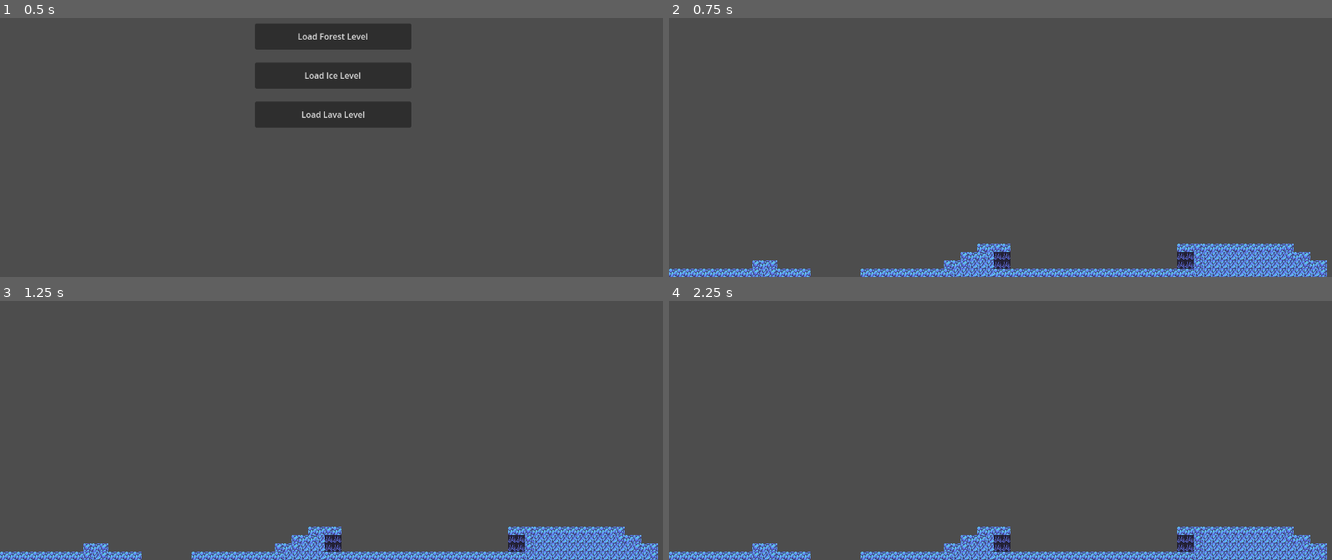
Above: before the commit, frames 1-4 (two rows, left to right).
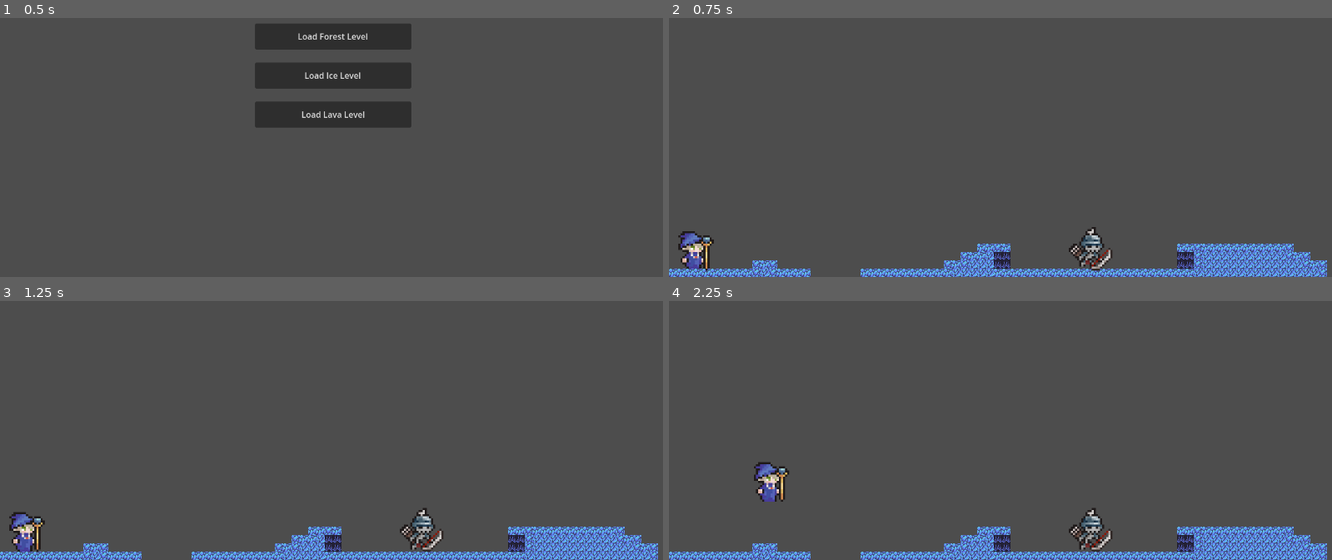
Above: after the commit, the same moments.

Repository: sriramadhenu/mage-race
Game: Godot game, scene res://scenes/ui/level_loader.tscn
The game is run twice, just before and just after one commit, with the same random seed, the same clock (stepped at 60 frames per second) and the same inputs.
Inputs:
- Up to frame 1 (0.5 s): no input
- Up to frame 2 (0.75 s): click "Load Ice Level" at 0.5 s
- Up to frame 3 (1.25 s): no input
- Up to frame 4 (2.25 s): tap Enter at 1.25 s; hold D (move_right) from 1.28 s (still down); tap E (dash) at 1.35 s; tap Up (jump) at 1.52, 1.55, 1.82, 2.1 s

Frame 1 is identical in both runs. In frame 2, 1.1% of the frame differs, in the area x 1-67%, y 80-98%; in frame 3, 1.2%, in the area x 1-67%, y 79-97%; in frame 4, 1.2%.

Commit message:
add skeleton archer enemy in ice level

Diff:
--- /dev/null
+++ b/scenes/characters/skeleton_enemy.tscn
@@ -0,0 +1,280 @@
+[gd_scene load_steps=40 format=3 uid="uid://qc7tn0c3xw2j"]
+
+[ext_resource type="Script" uid="uid://chixli81r6hsm" path="res://scripts/enemies/skeleton_enemy.gd" id="1_ha63k"]
+[ext_resource type="Texture2D" uid="uid://lpkcdl4i0vfk" path="res://assets/sprites/Characters/Skeleton Archer/Skeleton Archer/Skeleton Archer-Attack.png" id="2_6rwa7"]
+[ext_resource type="Texture2D" uid="uid://bdvn3uog0vett" path="res://assets/sprites/Characters/Skeleton Archer/Skeleton Archer/Skeleton Archer-Hurt.png" id="2_bfpmx"]
+[ext_resource type="Texture2D" uid="uid://b0yrslwdraf3w" path="res://assets/sprites/Characters/Skeleton Archer/Skeleton Archer/Skeleton Archer-Death.png" id="2_jjg6x"]
+[ext_resource type="Texture2D" uid="uid://duvwmonr5er0v" path="res://assets/sprites/Characters/Skeleton Archer/Skeleton Archer/Skeleton Archer-Idle.png" id="2_te8ap"]
+[ext_resource type="Texture2D" uid="uid://c5p2qh5uqfn2v" path="res://assets/sprites/Characters/Skeleton Archer/Skeleton Archer/Skeleton Archer-Walk.png" id="3_j035i"]
+
+[sub_resource type="AtlasTexture" id="AtlasTexture_colob"]
+atlas = ExtResource("2_6rwa7")
+region = Rect2(0, 0, 100, 100)
+
+[sub_resource type="AtlasTexture" id="AtlasTexture_0bmsn"]
+atlas = ExtResource("2_6rwa7")
+region = Rect2(100, 0, 100, 100)
+
+[sub_resource type="AtlasTexture" id="AtlasTexture_tgyo8"]
+atlas = ExtResource("2_6rwa7")
+region = Rect2(200, 0, 100, 100)
+
+[sub_resource type="AtlasTexture" id="AtlasTexture_f3qn8"]
+atlas = ExtResource("2_6rwa7")
+region = Rect2(300, 0, 100, 100)
+
+[sub_resource type="AtlasTexture" id="AtlasTexture_w8dvg"]
+atlas = ExtResource("2_6rwa7")
+region = Rect2(400, 0, 100, 100)
+
+[sub_resource type="AtlasTexture" id="AtlasTexture_x4gsf"]
+atlas = ExtResource("2_6rwa7")
+region = Rect2(500, 0, 100, 100)
+
+[sub_resource type="AtlasTexture" id="AtlasTexture_fgej3"]
+atlas = ExtResource("2_6rwa7")
+region = Rect2(600, 0, 100, 100)
+
+[sub_resource type="AtlasTexture" id="AtlasTexture_beeoj"]
+atlas = ExtResource("2_6rwa7")
+region = Rect2(700, 0, 100, 100)
+
+[sub_resource type="AtlasTexture" id="AtlasTexture_kobxo"]
+atlas = ExtResource("2_6rwa7")
+region = Rect2(800, 0, 100, 100)
+
+[sub_resource type="AtlasTexture" id="AtlasTexture_ht6bl"]
+atlas = ExtResource("2_jjg6x")
+region = Rect2(0, 0, 100, 100)
+
+[sub_resource type="AtlasTexture" id="AtlasTexture_u1xbe"]
+atlas = ExtResource("2_jjg6x")
+region = Rect2(100, 0, 100, 100)
+
+[sub_resource type="AtlasTexture" id="AtlasTexture_lm11j"]
+atlas = ExtResource("2_jjg6x")
+region = Rect2(200, 0, 100, 100)
+
+[sub_resource type="AtlasTexture" id="AtlasTexture_b8tju"]
+atlas = ExtResource("2_jjg6x")
+region = Rect2(300, 0, 100, 100)
+
+[sub_resource type="AtlasTexture" id="AtlasTexture_g82be"]
+atlas = ExtResource("2_bfpmx")
+region = Rect2(0, 0, 100, 100)
+
+[sub_resource type="AtlasTexture" id="AtlasTexture_8hkiy"]
+atlas = ExtResource("2_bfpmx")
+region = Rect2(100, 0, 100, 100)
+
+[sub_resource type="AtlasTexture" id="AtlasTexture_0bbdq"]
+atlas = ExtResource("2_bfpmx")
+region = Rect2(200, 0, 100, 100)
+
+[sub_resource type="AtlasTexture" id="AtlasTexture_l8twr"]
+atlas = ExtResource("2_bfpmx")
+region = Rect2(300, 0, 100, 100)
+
+[sub_resource type="AtlasTexture" id="AtlasTexture_j035i"]
+atlas = ExtResource("2_te8ap")
+region = Rect2(0, 0, 100, 100)
+
+[sub_resource type="AtlasTexture" id="AtlasTexture_bfpmx"]
+atlas = ExtResource("2_te8ap")
+region = Rect2(100, 0, 100, 100)
+
+[sub_resource type="AtlasTexture" id="AtlasTexture_jjg6x"]
+atlas = ExtResource("2_te8ap")
+region = Rect2(200, 0, 100, 100)
+
+[sub_resource type="AtlasTexture" id="AtlasTexture_6rwa7"]
+atlas = ExtResource("2_te8ap")
+region = Rect2(300, 0, 100, 100)
+
+[sub_resource type="AtlasTexture" id="AtlasTexture_kcpli"]
+atlas = ExtResource("2_te8ap")
+region = Rect2(400, 0, 100, 100)
+
+[sub_resource type="AtlasTexture" id="AtlasTexture_yi7a5"]
+atlas = ExtResource("2_te8ap")
+region = Rect2(500, 0, 100, 100)
+
+[sub_resource type="AtlasTexture" id="AtlasTexture_83ygb"]
+atlas = ExtResource("3_j035i")
+region = Rect2(0, 0, 100, 100)
+
+[sub_resource type="AtlasTexture" id="AtlasTexture_2m01k"]
+atlas = ExtResource("3_j035i")
+region = Rect2(100, 0, 100, 100)
+
+[sub_resource type="AtlasTexture" id="AtlasTexture_xfvjg"]
+atlas = ExtResource("3_j035i")
+region = Rect2(200, 0, 100, 100)
+
+[sub_resource type="AtlasTexture" id="AtlasTexture_hodl2"]
+atlas = ExtResource("3_j035i")
+region = Rect2(300, 0, 100, 100)
+
+[sub_resource type="AtlasTexture" id="AtlasTexture_qdcso"]
+atlas = ExtResource("3_j035i")
+region = Rect2(400, 0, 100, 100)
+
+[sub_resource type="AtlasTexture" id="AtlasTexture_yuj3y"]
+atlas = ExtResource("3_j035i")
+region = Rect2(500, 0, 100, 100)
+
+[sub_resource type="AtlasTexture" id="AtlasTexture_jp0x1"]
+atlas = ExtResource("3_j035i")
+region = Rect2(600, 0, 100, 100)
+
+[sub_resource type="AtlasTexture" id="AtlasTexture_6d13v"]
+atlas = ExtResource("3_j035i")
+region = Rect2(700, 0, 100, 100)
+
+[sub_resource type="SpriteFrames" id="SpriteFrames_83ygb"]
+animations = [{
+"frames": [{
+"duration": 1.0,
+"texture": SubResource("AtlasTexture_colob")
+}, {
+"duration": 1.0,
+"texture": SubResource("AtlasTexture_0bmsn")
+}, {
+"duration": 1.0,
+"texture": SubResource("AtlasTexture_tgyo8")
+}, {
+"duration": 2.0,
+"texture": SubResource("AtlasTexture_f3qn8")
+}, {
+"duration": 3.0,
+"texture": SubResource("AtlasTexture_w8dvg")
+}, {
+"duration": 2.0,
+"texture": SubResource("AtlasTexture_x4gsf")
+}, {
+"duration": 1.0,
+"texture": SubResource("AtlasTexture_fgej3")
+}, {
+"duration": 1.0,
+"texture": SubResource("AtlasTexture_beeoj")
+}, {
+"duration": 1.0,
+"texture": SubResource("AtlasTexture_kobxo")
+}],
+"loop": false,
+"name": &"attack",
+"speed": 8.0
+}, {
+"frames": [{
+"duration": 1.0,
+"texture": SubResource("AtlasTexture_ht6bl")
+}, {
+"duration": 1.0,
+"texture": SubResource("AtlasTexture_u1xbe")
+}, {
+"duration": 1.0,
+"texture": SubResource("AtlasTexture_lm11j")
+}, {
+"duration": 1.0,
+"texture": SubResource("AtlasTexture_b8tju")
+}],
+"loop": false,
+"name": &"death",
+"speed": 8.0
+}, {
+"frames": [{
+"duration": 1.0,
+"texture": SubResource("AtlasTexture_g82be")
+}, {
+"duration": 1.0,
+"texture": SubResource("AtlasTexture_8hkiy")
+}, {
+"duration": 1.0,
+"texture": SubResource("AtlasTexture_0bbdq")
+}, {
+"duration": 1.0,
+"texture": SubResource("AtlasTexture_l8twr")
+}],
+"loop": false,
+"name": &"hurt",
+"speed": 12.0
+}, {
+"frames": [{
+"duration": 1.0,
+"texture": SubResource("AtlasTexture_j035i")
+}, {
+"duration": 1.0,
+"texture": SubResource("AtlasTexture_bfpmx")
+}, {
+"duration": 1.0,
+"texture": SubResource("AtlasTexture_jjg6x")
+}, {
+"duration": 1.0,
+"texture": SubResource("AtlasTexture_6rwa7")
+}, {
+"duration": 1.0,
+"texture": SubResource("AtlasTexture_kcpli")
+}, {
+"duration": 1.0,
+"texture": SubResource("AtlasTexture_yi7a5")
+}],
+"loop": true,
+"name": &"idle",
+"speed": 5.0
+}, {
+"frames": [{
+"duration": 1.0,
+"texture": SubResource("AtlasTexture_83ygb")
+}, {
+"duration": 1.0,
+"texture": SubResource("AtlasTexture_2m01k")
+}, {
+"duration": 1.0,
+"texture": SubResource("AtlasTexture_xfvjg")
+}, {
+"duration": 1.0,
+"texture": SubResource("AtlasTexture_hodl2")
+}, {
+"duration": 1.0,
+"texture": SubResource("AtlasTexture_qdcso")
+}, {
+"duration": 1.0,
+"texture": SubResource("AtlasTexture_yuj3y")
+}, {
+"duration": 1.0,
+"texture": SubResource("AtlasTexture_jp0x1")
+}, {
+"duration": 1.0,
+"texture": SubResource("AtlasTexture_6d13v")
+}],
+"loop": true,
+"name": &"walk",
+"speed": 8.0
+}]
+
+[sub_resource type="RectangleShape2D" id="RectangleShape2D_6rwa7"]
+size = Vector2(68, 80)
+
+[node name="SkeletonEnemy" type="CharacterBody2D"]
+collision_layer = 2
+script = ExtResource("1_ha63k")
+health = 200
+max_health = 200
+
+[node name="AnimatedSprite2D" type="AnimatedSprite2D" parent="."]
+scale = Vector2(4, 4)
+sprite_frames = SubResource("SpriteFrames_83ygb")
+animation = &"attack"
+autoplay = "idle"
+
+[node name="CollisionShape2D" type="CollisionShape2D" parent="."]
+position = Vector2(2, -8)
+shape = SubResource("RectangleShape2D_6rwa7")
+
+[node name="ArrowSpawn" type="Node2D" parent="."]
+position = Vector2(48, 4)
+
+[connection signal="death" from="." to="." method="_on_death"]
+[connection signal="hurt" from="." to="." method="_on_hurt"]
+[connection signal="animation_finished" from="AnimatedSprite2D" to="." method="_on_animation_finished"]
+[connection signal="frame_changed" from="AnimatedSprite2D" to="." method="_on_animation_frame_changed"]
--- a/scenes/levels/level_ice.tscn
+++ b/scenes/levels/level_ice.tscn
@@ -1,6 +1,8 @@
-[gd_scene load_steps=4 format=4 uid="uid://boieimqt2dwig"]
+[gd_scene load_steps=6 format=4 uid="uid://boieimqt2dwig"]
 
 [ext_resource type="Texture2D" uid="uid://dwusu5yd87cf5" path="res://assets/tilesets/Starter Tiles Platformer/IceSet.png" id="1_f2t84"]
+[ext_resource type="PackedScene" uid="uid://biufvwmgorgev" path="res://scenes/characters/player.tscn" id="2_c3cds"]
+[ext_resource type="PackedScene" uid="uid://qc7tn0c3xw2j" path="res://scenes/characters/skeleton_enemy.tscn" id="3_cvh0y"]
 
 [sub_resource type="TileSetAtlasSource" id="TileSetAtlasSource_c3cds"]
 texture = ExtResource("1_f2t84")
@@ -44,3 +46,10 @@
 position = Vector2(0, 80)
 tile_map_data = PackedByteArray("AAAAACcAAQAEAAIAAAABACcAAQAEAAIAAAACACcAAQAEAAIAAAADACcAAQAEAAIAAAAEACcAAQAEAAIAAAAFAC …(5664 unchanged characters)…
 tile_set = SubResource("TileSet_cvh0y")
+
+[node name="SkeletonEnemy" parent="." node_paths=PackedStringArray("target") instance=ExtResource("3_cvh0y")]
+position = Vector2(800, 672)
+target = NodePath("../Player")
+
+[node name="Player" parent="." instance=ExtResource("2_c3cds")]
+position = Vector2(46, 676)
--- /dev/null
+++ b/scenes/projectiles/arrow.tscn
@@ -0,0 +1,28 @@
+[gd_scene load_steps=4 format=3 uid="uid://cs01i1jc4ohbk"]
+
+[ext_resource type="Script" uid="uid://c5o6frp18so0g" path="res://scripts/projectiles/arrow.gd" id="1_iyfe7"]
+[ext_resource type="Texture2D" uid="uid://d3qn2ine0eft1" path="res://assets/sprites/Characters/Skeleton Archer/Arrow(projectile)/Arrow03(100x100).png" id="1_ugh5m"]
+
+[sub_resource type="RectangleShape2D" id="RectangleShape2D_ugh5m"]
+size = Vector2(27, 9)
+
+[node name="Arrow" type="RigidBody2D"]
+collision_layer = 0
+collision_mask = 3
+contact_monitor = true
+max_contacts_reported = 1
+script = ExtResource("1_iyfe7")
+
+[node name="Sprite2D" type="Sprite2D" parent="."]
+scale = Vector2(3, 3)
+texture = ExtResource("1_ugh5m")
+
+[node name="CollisionShape2D" type="CollisionShape2D" parent="."]
+position = Vector2(19.5, 1.5)
+shape = SubResource("RectangleShape2D_ugh5m")
+
+[node name="StartFadeOutTimer" type="Timer" parent="."]
+wait_time = 1.5
+one_shot = true
+
+[connection signal="body_entered" from="." to="." method="_on_body_entered"]
--- a/scripts/character.gd
+++ b/scripts/character.gd
@@ -6,8 +6,9 @@
 signal death()
 signal resurrect()
 
-@export var health := 100
-@export var max_health := health
+const DEFAULT_HEALTH := 100
+@export var health := DEFAULT_HEALTH
+@export var max_health := DEFAULT_HEALTH
 
 enum Facing {
 	LEFT,
@@ -37,7 +38,6 @@
 var gravity: int = ProjectSettings.get("physics/2d/default_gravity")
 
 @onready var sprite: AnimatedSprite2D = $AnimatedSprite2D
-@onready var dialogue_box: DialogueBox = %DialogueBox
 
 func _ready() -> void:
 	change_facing(facing)
--- /dev/null
+++ b/scripts/enemies/skeleton_enemy.gd
@@ -0,0 +1,73 @@
+extends Character
+
+@export var target: Character
+@export var attack_range := 500
+
+var _anim_locked := false
+var _is_attacking := false
+
+var _arrow_scene: PackedScene = preload("res://scenes/projectiles/arrow.tscn")
+
+func _physics_process(delta: float):
+	if dead:
+		return
+
+	# start attacking if the target is within range
+	if not _is_attacking:
+		var target_in_range = (
+			target != null and
+			not target.dead and
+			target.global_position.distance_to(global_position) < attack_range
+		)
+		if target_in_range:
+			_start_attack_target()
+
+	# play the idle anim when not doing anything
+	if not _anim_locked:
+		sprite.play("idle")
+
+	super(delta)
+
+func _start_attack_target():
+	# face target
+	var new_facing := Facing.LEFT if target.global_position.x < global_position.x else Facing.RIGHT
+	if new_facing != facing:
+		change_facing(new_facing)
+
+	# start attack anim, arrow will be created at end of anim
+	_anim_locked = true
+	_is_attacking = true
+	sprite.play("attack")
+
+func _finish_attack_target():
+	var arrow: ArrowProjectile = _arrow_scene.instantiate()
+	arrow.global_position = $ArrowSpawn.global_position
+	get_tree().current_scene.add_child(arrow)
+
+	arrow.add_collision_exception_with(self)
+	arrow.launch_at(target.global_position)
+
+func command_callback(_cmd_name: String):
+	pass # TODO
+
+func change_facing(new_facing: Facing) -> void:
+	super(new_facing)
+	var facing_dir = 1 if facing == Facing.RIGHT else Facing.LEFT
+	$ArrowSpawn.position.x = abs($ArrowSpawn.position.x) * facing_dir
+
+func _on_animation_finished() -> void:
+	_anim_locked = false
+	_is_attacking = false
+
+func _on_animation_frame_changed() -> void:
+	const ATTACK_SPAWN_ARROW_FRAME := 6
+	if _is_attacking and sprite.frame == ATTACK_SPAWN_ARROW_FRAME:
+		_finish_attack_target()
+
+func _on_hurt() -> void:
+	_anim_locked = true
+	sprite.play("hurt")
+
+func _on_death() -> void:
+	_anim_locked = true
+	sprite.play("death")
--- /dev/null
+++ b/scripts/projectiles/arrow.gd
@@ -0,0 +1,57 @@
+class_name ArrowProjectile
+extends RigidBody2D
+
+@export var damage := 20
+@export var speed := 1000
+
+var stuck := false
+var _last_rotation := 0.0
+
+func _physics_process(_delta: float):
+	if not stuck and linear_velocity.length() > 1.0:
+		rotation = linear_velocity.angle()
+		_last_rotation = rotation
+
+func launch_at(target_pos: Vector2):
+	var to := target_pos - global_position
+	var vel := to.normalized() * speed
+
+	var up_boost: float = clamp(to.length() * 0.02, 0.0, speed)
+	vel.y -= up_boost
+
+	linear_velocity = vel
+	rotation = vel.angle()
+
+func _on_body_entered(body: Node) -> void:
+	stuck = true
+	# stop physics
+	set_deferred("freeze", true)
+	# fix rotation
+	rotation = _last_rotation
+
+	# apply damage if it's a character
+	if body is Character:
+		body.take_damage(damage)
+
+	# stick to the hit body (so it moves with them)
+	if body is Node2D:
+		var t := global_transform
+		get_parent().remove_child(self)
+		body.add_child(self)
+		body.move_child(self, 0)
+		global_transform = t
+
+	_start_fade_out()
+
+func _start_fade_out():
+	# wait to fade out
+	$StartFadeOutTimer.start()
+	await $StartFadeOutTimer.timeout
+
+	# fade out
+	var tween := create_tween()
+	tween.tween_property($Sprite2D, "modulate:a", 0.0, 0.4)
+	await tween.finished
+
+	# remove this arrow
+	queue_free()
Not shown, added: scripts/enemies/skeleton_enemy.gd.uid
Not shown, added: scripts/projectiles/arrow.gd.uid
